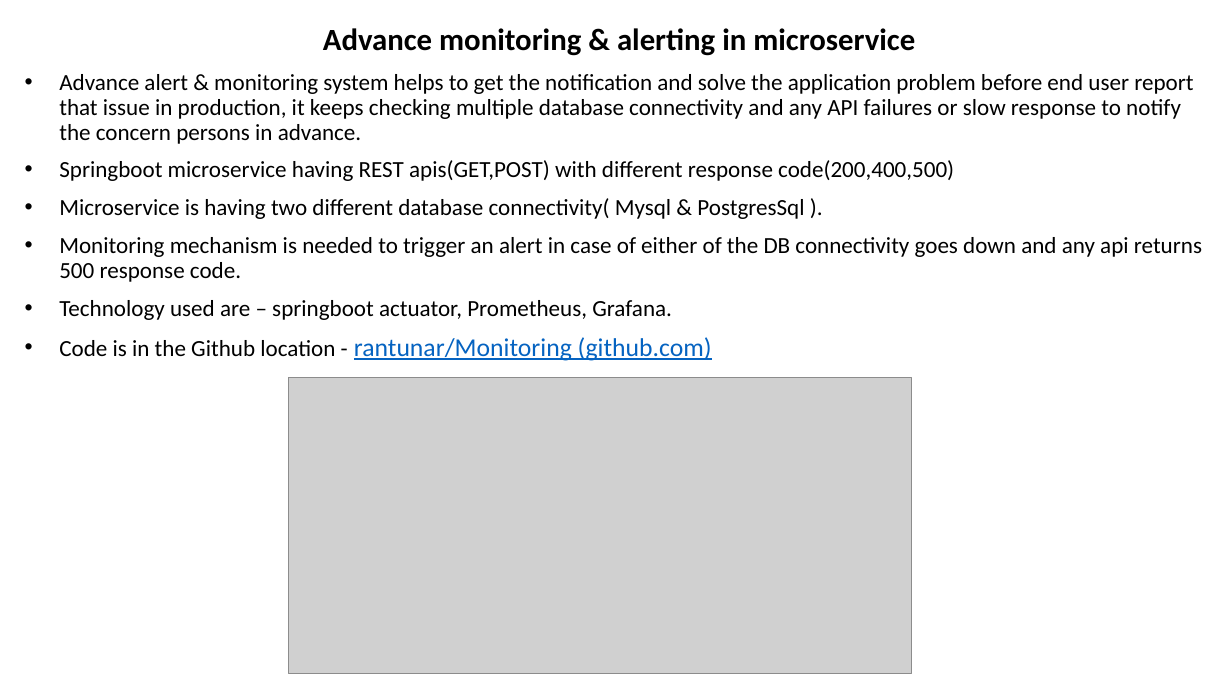
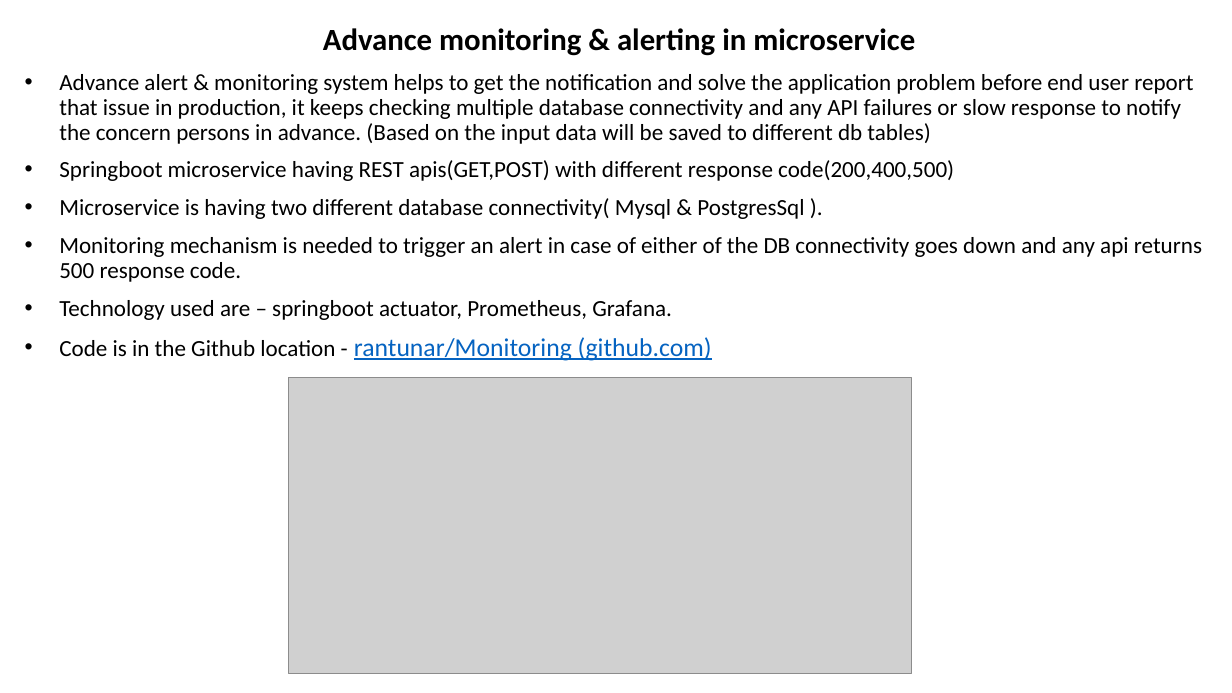
Before and after one commit to rantunar/Monitoring, a slide deck: slide 1 of AdvanceMotitoringSystem.pptx. Drawn at 1232x693 pixels with LibreOffice and Linux fonts; fonts in the diff are those of the drawing; grey boxes stand for pictures. Boxes give left, top, right and bottom in pixels: in the first picture for what was removed or moved away, otherwise in the second. Text is boxed around its words. In the diff, an @@ line names an element or a change of style, - is before the commit and + after.

Commit message:
Advance monitoring system

```diff
--- a/AdvanceMotitoringSystem.pptx
+++ b/AdvanceMotitoringSystem.pptx
@@ subtitle at (59, 74, 1193, 144): text changed @@
-• Advance alert & monitoring system helps to get the notification and solve the application problem before end user report that issue in production, it keeps checking multiple database connectivity and any API failures or slow response to notify the concern persons in advance.
+• Advance alert & monitoring system helps to get the notification and solve the application problem before end user report that issue in production, it keeps checking multiple database connectivity and any API failures or slow response to notify the concern persons in advance. (Based on the input data will be saved to different db tables)
```
Also in this commit, not shown: 2 other files.
